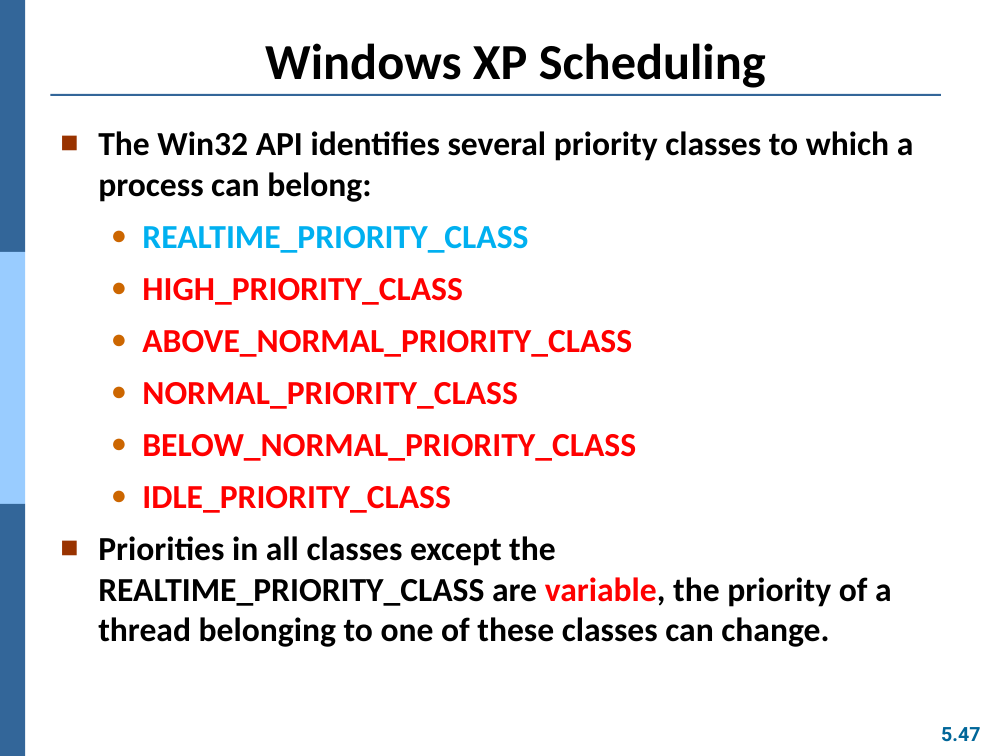
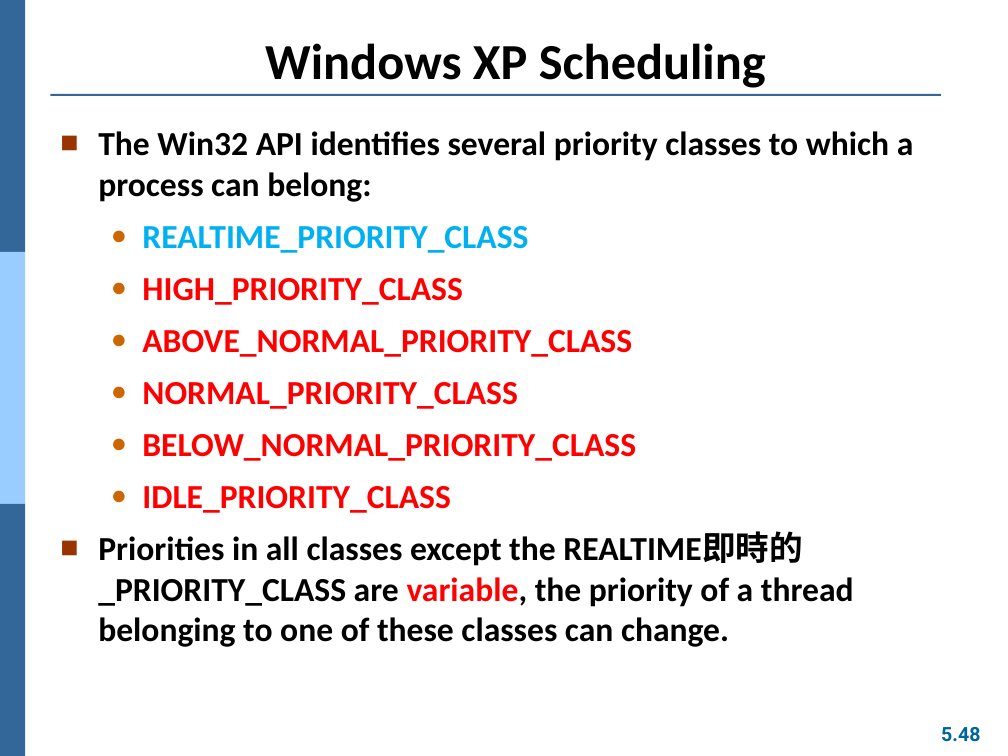
Before and after one commit to Yang09701194/OS_Learning, a slide deck: slide 48 of ch05.pptx (slide 47 before the commit). Drawn at 1008x756 pixels with LibreOffice and Linux fonts; fonts in the diff are those of the drawing. Boxes give left, top, right and bottom in pixels: in the first picture for what was removed or moved away, otherwise in the second. Text is boxed around its words. In the diff, an @@ line names an element or a change of style, - is before the commit and + after.

```diff
--- a/ch05.pptx
+++ b/ch05.pptx
@@ text at bbox=[98, 533, 854, 647]: text changed @@
-■ Priorities in all classes except the REALTIME_PRIORITY_CLASS are variable, the priority of a thread belonging to one of these classes can change.
+■ Priorities in all classes except the REALTIME即時的_PRIORITY_CLASS are variable, the priority of a thread belonging to one of these classes can change.
@@ page number at bbox=[941, 727, 980, 742]: text changed @@
-5.47
+5.48
```
Also in this commit, not shown: 18 other slides changed, 1 slide added.
